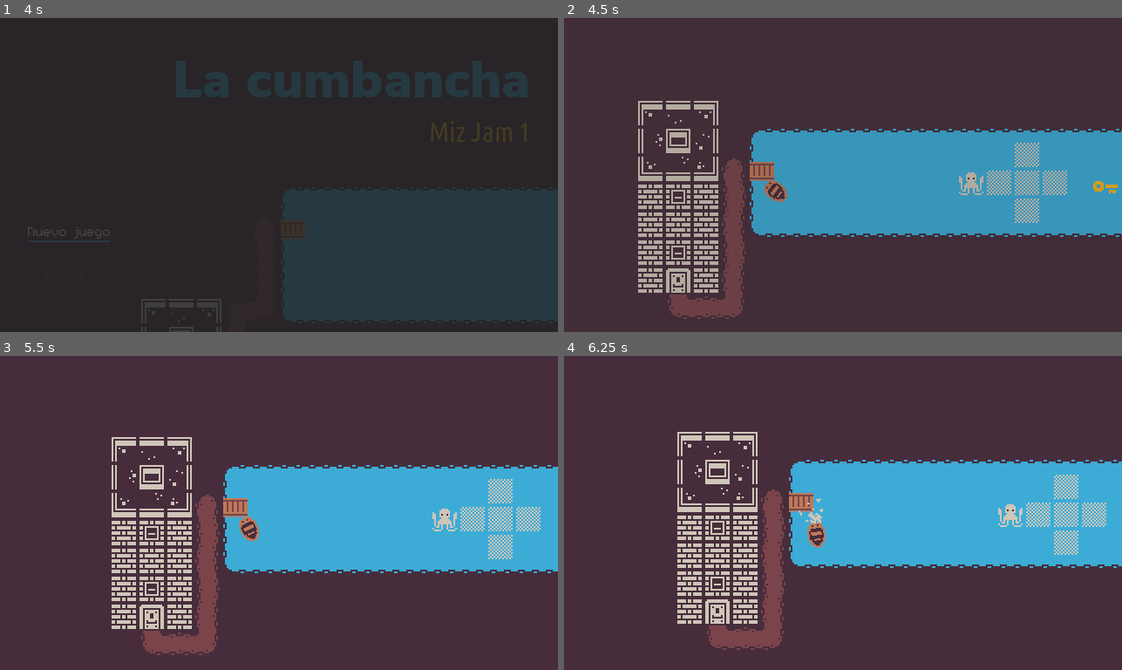
Above: before the commit, frames 1-4 (two rows, left to right).
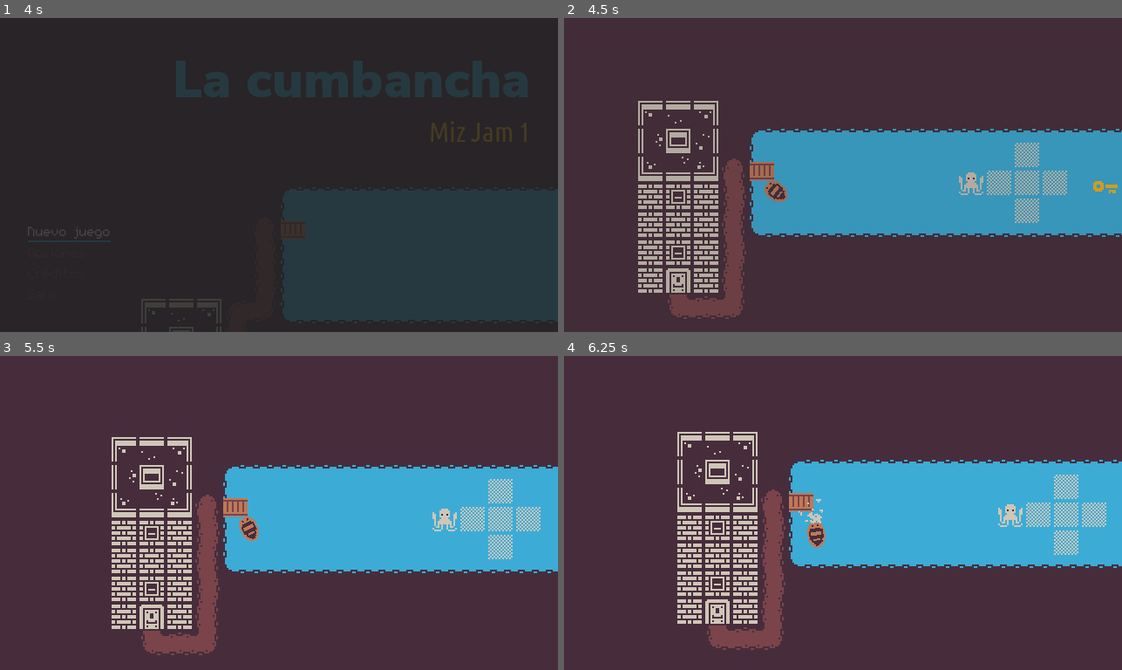
Above: after the commit, the same moments.

Repository: Perro-Viejo/miz-jam-1
Game: Godot game, scene res://src/Game/Game.tscn
Two runs of this game, one before a commit and one after it. Both use one fixed random seed, a clock stepped at 60 frames per second and the inputs below. Sound files missing from this copy of the repository are replaced by a short silence.
Inputs:
- Up to frame 1 (4 s): click "Nuevo juego" at 0.5 s; click "Nuevo juego" at 1.25 s; click "Créditos" at 2 s; click "Opciones" at 2.75 s; tap Enter (ui_accept) at 3.5, 3.77 s; hold D (Right) from 3.53 s (still down); tap X (Drop) at 3.6 s
- Up to frame 2 (4.5 s): release D (Right) at 4.28 s; hold S (Down) from 4.28 s (still down); tap Z (Grab) at 4.35 s
- Up to frame 3 (5.5 s): tap Enter (ui_accept) at 4.52 s; release S (Down) at 5.03 s; hold D (Right) from 5.03 s (still down); hold J (Journal) from 5.03 s (still down)
- Up to frame 4 (6.25 s): release D (Right) at 5.78 s; release J (Journal) at 5.78 s; hold W (Up) from 5.78 s (still down); tap X (Drop) at 5.85 s; tap Enter (ui_accept) at 6.02 s

Frame 1 is identical in both runs. In frame 2, less than 0.1% of the frame differs, in the area x 35-40%, y 51-59%; in frame 3, less than 0.1%; in frame 4, less than 0.1%, in the area x 42-48%, y 45-62%.

Commit message:
Enabled Pixel Snap to fix weird lines on rendering and a bug in main menu Sound Beep

Diff:
--- a/game/project.godot
+++ b/game/project.godot
@@ -304,6 +304,7 @@
 [rendering]
 
 quality/driver/driver_name="GLES2"
+quality/2d/use_pixel_snap=true
 vram_compression/import_etc=true
 vram_compression/import_etc2=false
 environment/default_clear_color=Color( 0.278431, 0.176471, 0.235294, 1 )
--- a/game/src/Audio/AudioManager.gd
+++ b/game/src/Audio/AudioManager.gd
@@ -15,9 +15,11 @@
 	Event.connect('position_amb', self, 'set_amb_position')
 
 
-
 func _get_audio(source, sound) -> Node:
-	return get_node(''+source+'/'+sound)
+	var node_path := '%s/%s' % [source, sound]
+	if has_node(node_path):
+		return get_node(node_path)
+	return null
 
 func play_sound(source: String, sound: String, _position: Vector2 = Vector2(-160, 90)) -> void:
 	var audio: Node = _get_audio(source, sound)
--- a/game/src/GUI/OptionsSections/OptionsMain.gd
+++ b/game/src/GUI/OptionsSections/OptionsMain.gd
@@ -125,7 +125,7 @@
 		return
 	Settings.VolumeMaster = value/100
 	var player:AudioStreamPlayer = find_node('Master').get_node('AudioStreamPlayer')
-	player.stream = preLoad.snd_TestBeep
+#	player.stream = preLoad.snd_TestBeep
 	player.play()
 
 func _on_Music_value_changed(value):
@@ -133,7 +133,7 @@
 		return
 	Settings.VolumeMusic = value/100
 	var player:AudioStreamPlayer = find_node('Music').get_node('AudioStreamPlayer')
-	player.stream = preLoad.snd_TestBeep
+#	player.stream = preLoad.snd_TestBeep
 	player.play()
 
 func _on_SFX_value_changed(value):
@@ -141,7 +141,7 @@
 		return
 	Settings.VolumeSFX = value/100
 	var player:AudioStreamPlayer = find_node('SFX').get_node('AudioStreamPlayer')
-	player.stream = preLoad.snd_TestBeep
+#	player.stream = preLoad.snd_TestBeep
 	player.play()
 
 func _on_Fullscreen_pressed():
